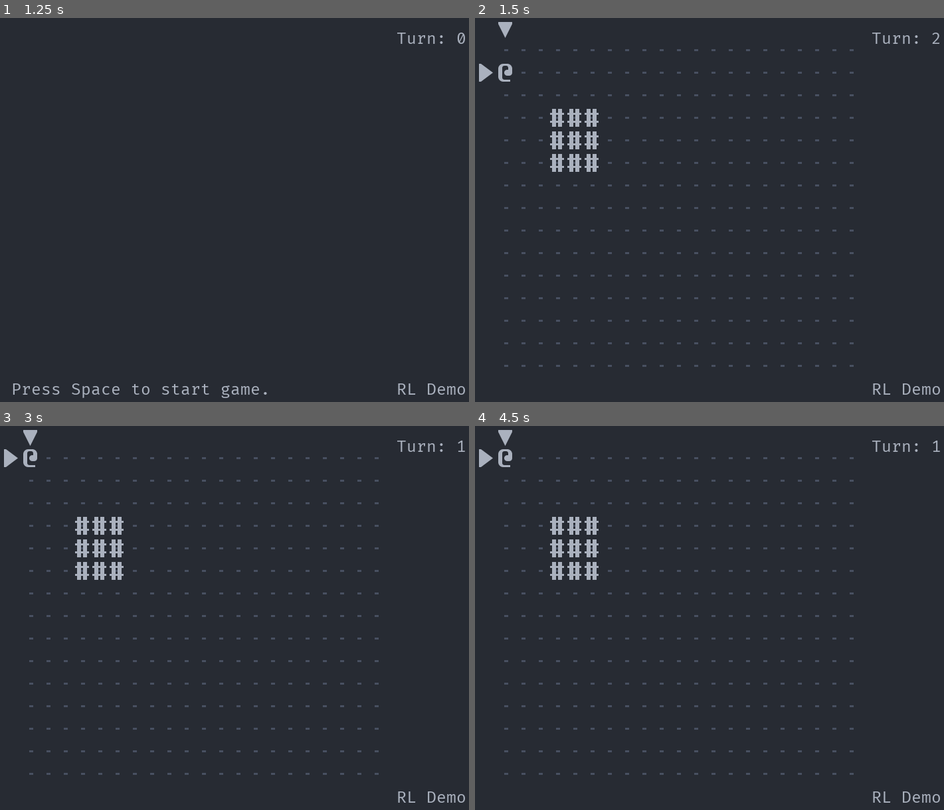
Above: before the commit, frames 1-4 (two rows, left to right).
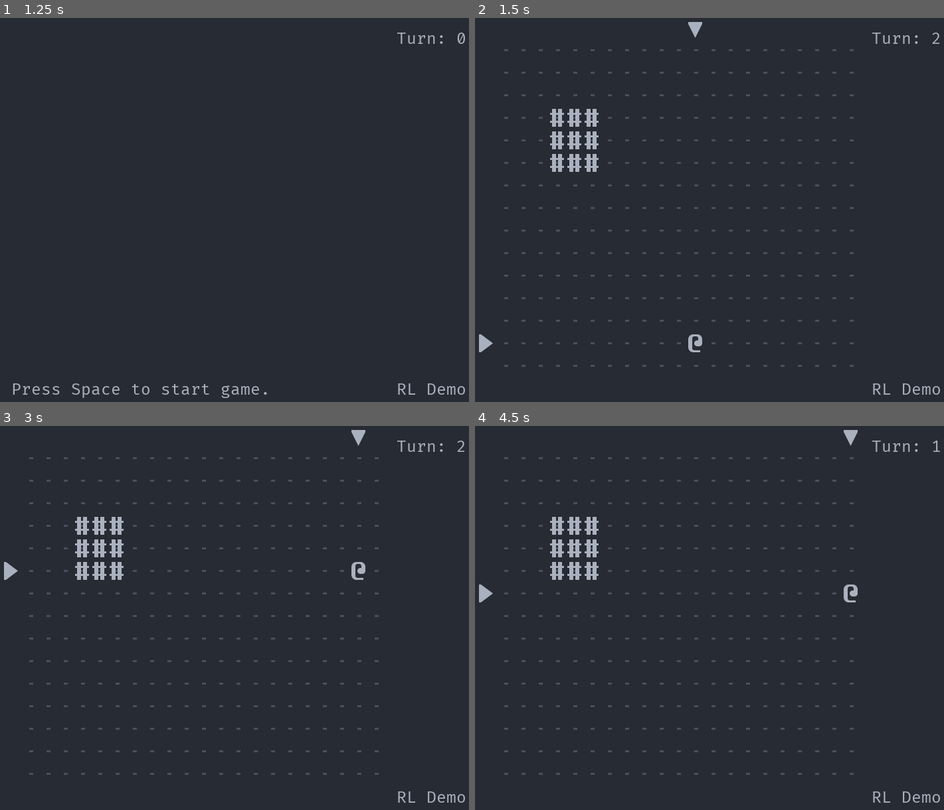
Above: after the commit, the same moments.

Repository: Bozar/OneMoreLevel
Game: Godot game, scene res://scene/main/MainScene.tscn
The game is run twice, just before and just after one commit, with the same random seed, the same clock (stepped at 60 frames per second) and the same inputs.
Inputs:
- Up to frame 1 (1.25 s): tap Space (init_world) at 0.5, 0.6 s; hold Right (move_right) from 0.53 s (still down)
- Up to frame 2 (1.5 s): tap Space (init_world) at 1.25 s; release Right (move_right) at 1.28 s; hold Down (move_down) from 1.28 s (still down); tap . (wait) at 1.35 s
- Up to frame 3 (3 s): tap Enter at 2 s; release Down (move_down) at 2.03 s; hold Right (move_right) 2.03-2.78 s; tap Space (init_world) at 2.1, 2.75 s; hold Up (move_up) from 2.78 s (still down); tap . (wait) at 2.85 s
- Up to frame 4 (4.5 s): tap Enter at 3.5 s; release Up (move_up) at 3.53 s; hold Left (move_left) from 3.53 s (still down); tap Space (init_world) at 3.6, 4.25 s; tap . (wait) at 4.35 s

Frame 1 is identical in both runs. In frame 2, 0.5% of the frame differs, in the area x 0-49%, y 1-88%; in frame 3, 0.5%, in the area x 0-100%, y 1-41%; in frame 4, 0.5%.

Commit message:
Put PC on a random position.

Diff:
--- a/library/init/InitKnight.gd
+++ b/library/init/InitKnight.gd
@@ -42,9 +42,21 @@
 
 
 func _init_PC() -> void:
+	var position: Array = _get_PC_position()
+
+	while _dungeon[position[0]][position[1]]:
+		position = _get_PC_position()
+
 	_add_to_blueprint(Player,
 			_new_MainGroupName.ACTOR, _new_SubGroupName.PC,
-			0, 0)
+			position[0], position[1])
+
+
+func _get_PC_position() -> Array:
+	var x: int = _ref_RandomNumber.get_int(0, _new_DungeonSize.MAX_X)
+	var y: int = _ref_RandomNumber.get_int(0, _new_DungeonSize.MAX_Y)
+
+	return [x, y]
 
 
 func _init_dwarf() -> void:
